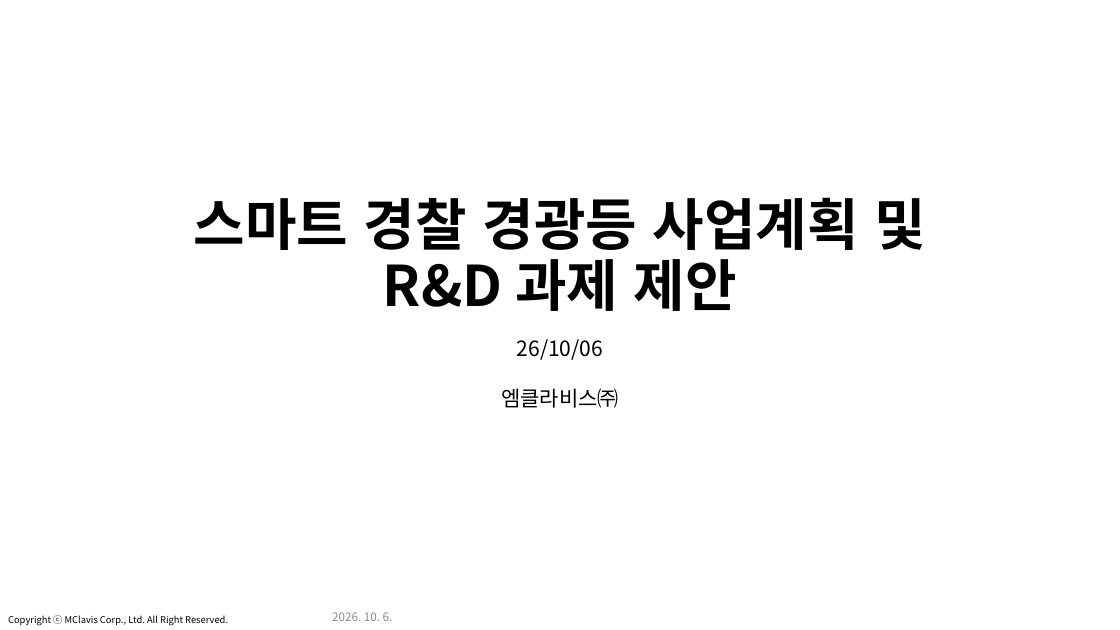
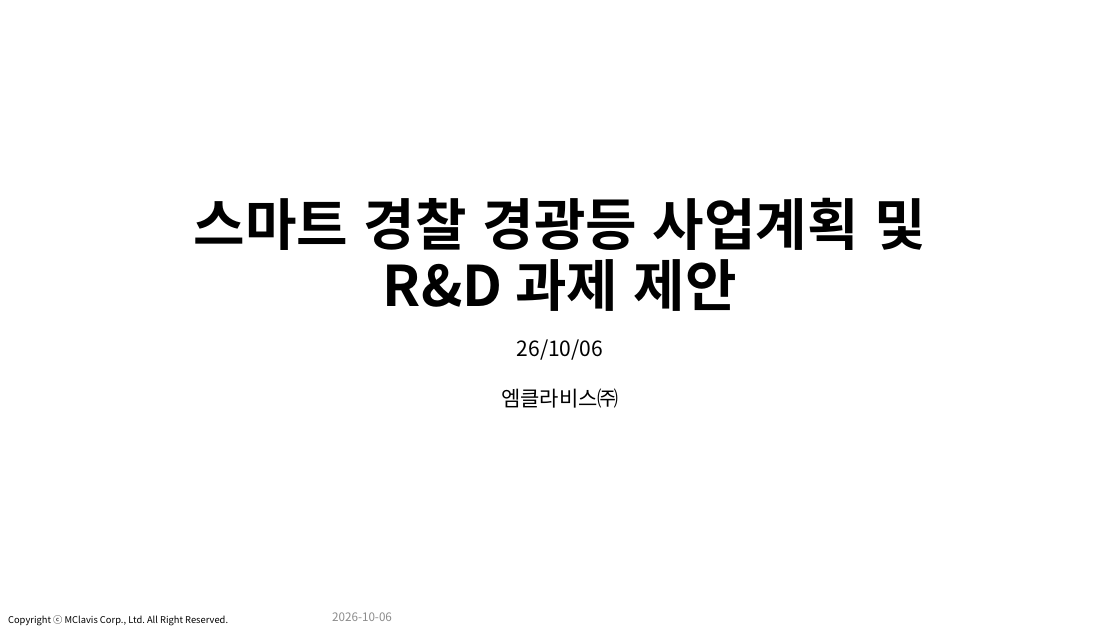
Before and after one commit to jangha-collab/jangha-kim, a slide deck: slide 1 of docs/사업계획서/2026-10_스마트경찰경광등_사업계획_과제제안.pptx. Drawn at 1120x630 pixels with LibreOffice and Linux fonts; fonts in the diff are those of the drawing; background and template pictures are left out. Boxes give left, top, right and bottom in pixels: in the first picture for what was removed or moved away, otherwise in the second. Text is boxed around its words. In the diff, an @@ line names an element or a change of style, - is before the commit and + after.

```diff
--- a/docs/사업계획서/2026-10_스마트경찰경광등_사업계획_과제제안.pptx
+++ b/docs/사업계획서/2026-10_스마트경찰경광등_사업계획_과제제안.pptx
@@ text at (332,612,392,621): text changed @@
-2026. 10. 6.
+2026-10-06
```
